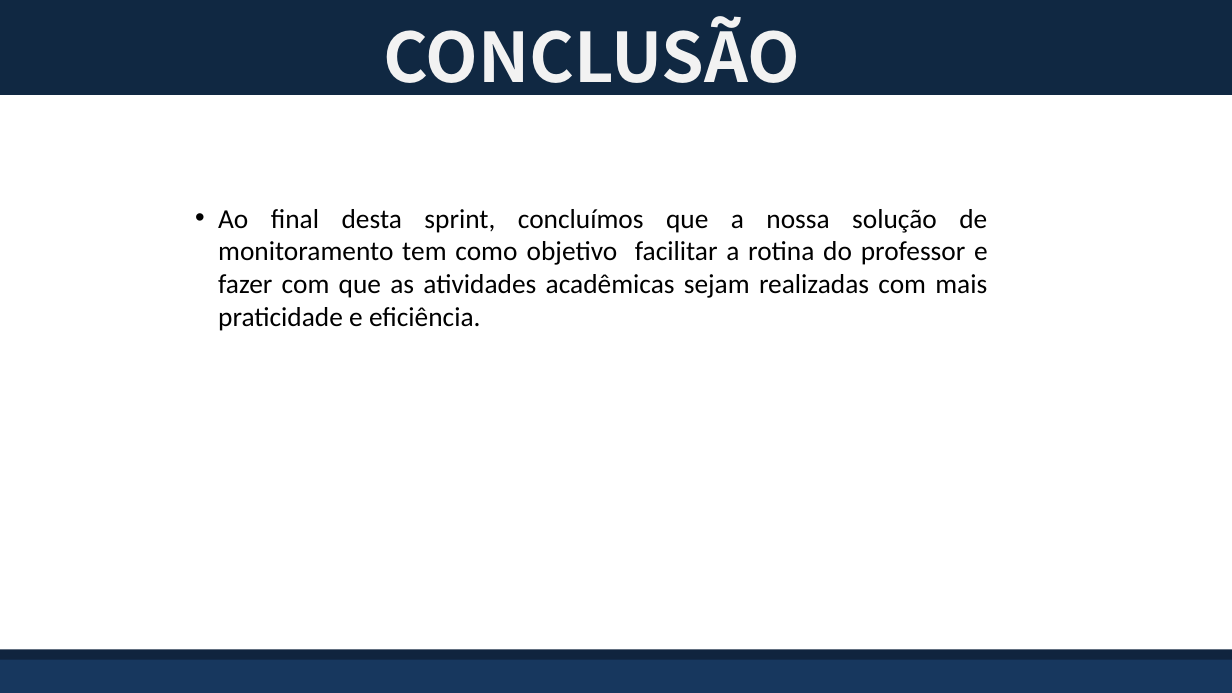
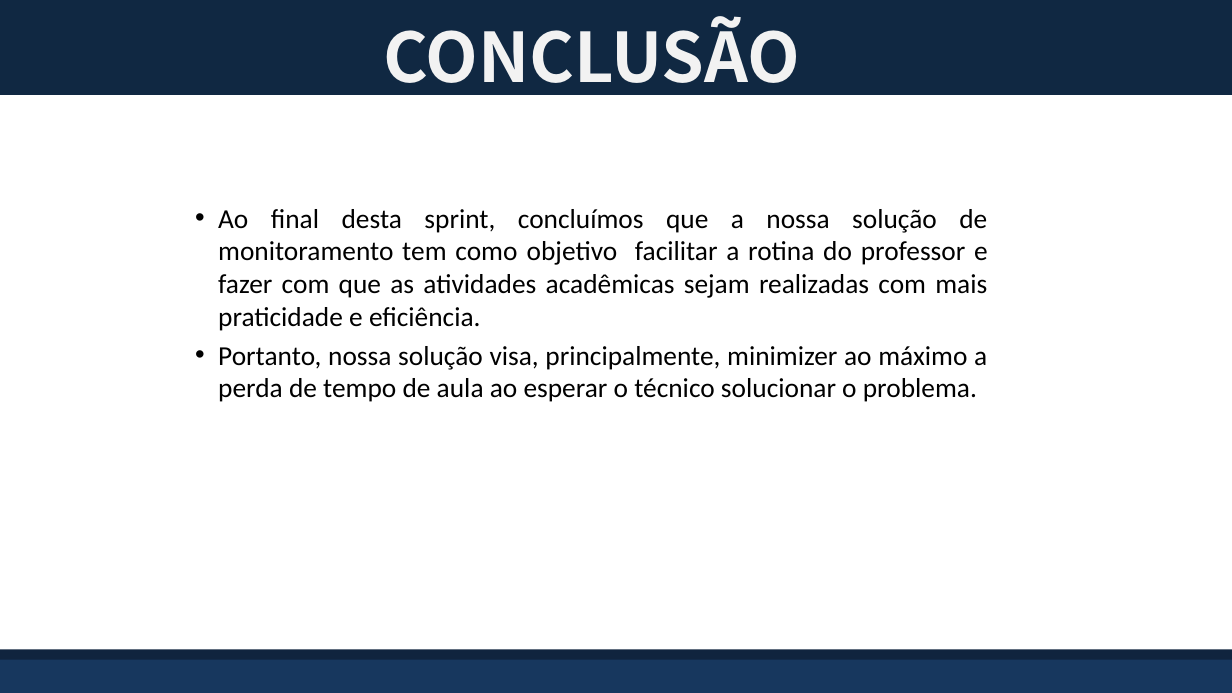
Before and after one commit to BandTec/grupo-05-adsa-20201, a slide deck: slide 19 of SuperVisorPower.pptx. Drawn at 1232x693 pixels with LibreOffice and Linux fonts; fonts in the diff are those of the drawing; background and template pictures are left out. Boxes give left, top, right and bottom in pixels: in the first picture for what was removed or moved away, otherwise in the second. Text is boxed around its words. In the diff, an @@ line names an element or a change of style, - is before the commit and + after.

```diff
--- a/SuperVisorPower.pptx
+++ b/SuperVisorPower.pptx
@@ text at (x1=218, y1=346, x2=987, y2=402): paragraph added @@
+• Portanto, nossa solução visa, principalmente, minimizer ao máximo a perda de tempo de aula ao esperar o técnico solucionar o problema.
```
Also in this commit, not shown: 3 other slides changed, 36 other files.
